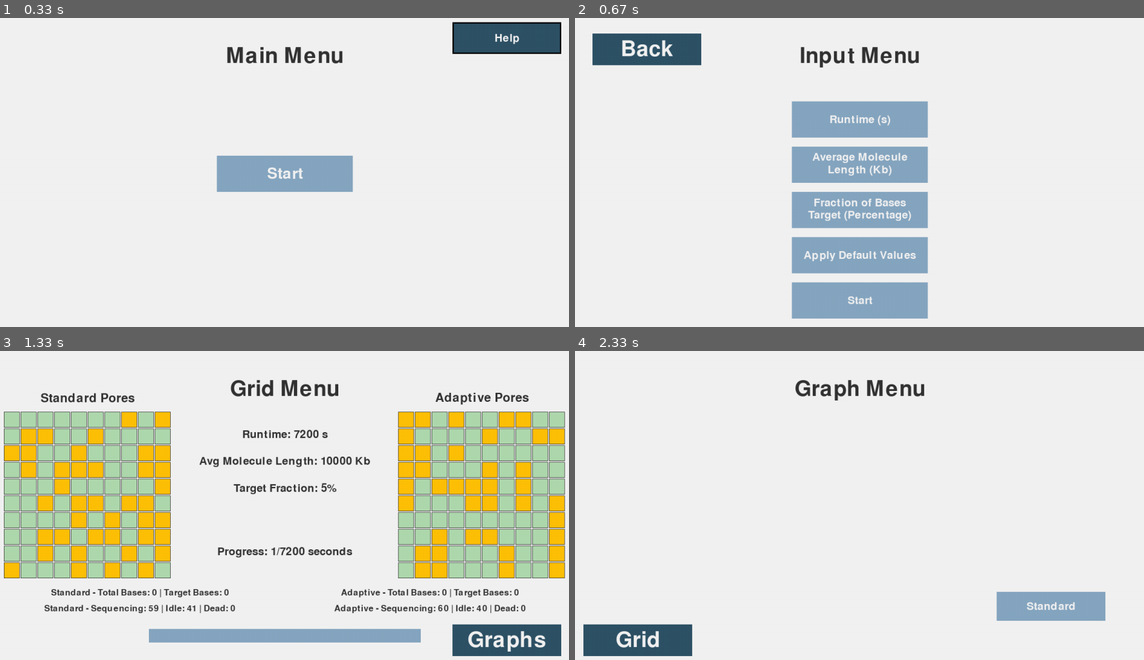
Above: before the commit, frames 1-4 (two rows, left to right).
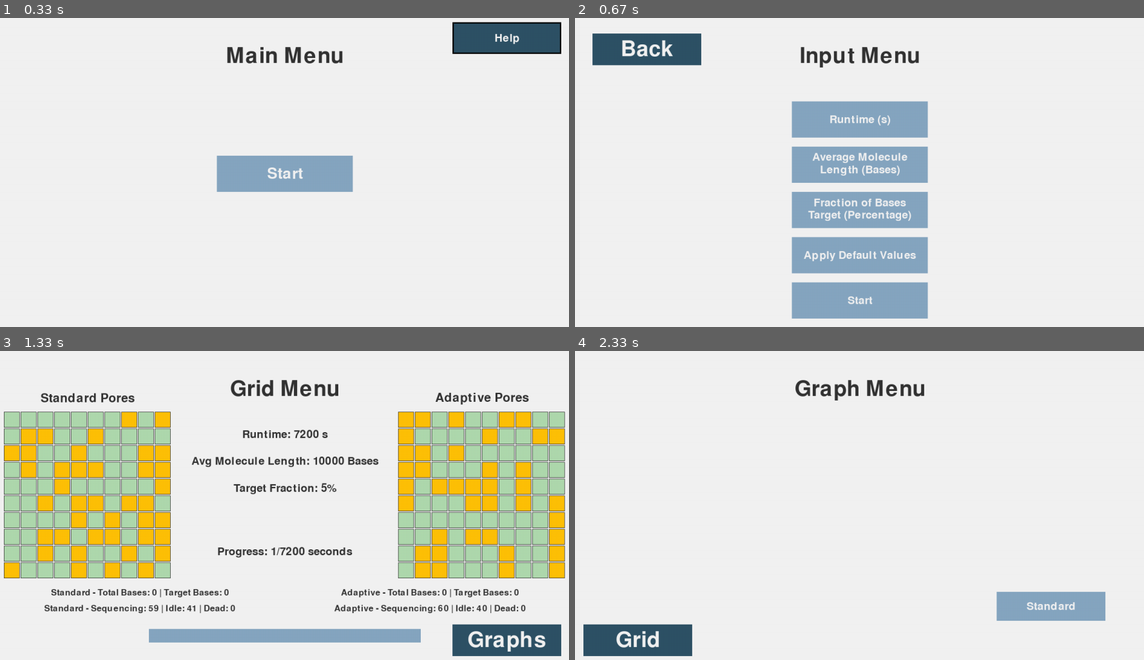
Above: after the commit, the same moments.

Repository: Leina85/A-Level-NEA
Game: pygame game, started from NEA/pipeline/main.py
The game is run twice, just before and just after one commit, with the same random seed, the same clock (stepped at 60 frames per second) and the same inputs.
Inputs (mouse positions are in pixels of both pictures, inside the frame that each line leads up to):
- Up to frame 1 (0.33 s): no input
- Up to frame 2 (0.67 s): click (859, 172) at 0.38 s
- Up to frame 3 (1.33 s): click (341, 579) at 0.72 s; click "Start" at 1.05 s
- Up to frame 4 (2.33 s): click "Graphs" at 1.38 s; click "Grid" at 1.72 s; click "Graphs" at 2.05 s

Frame 1 is identical in both runs. In frame 2, 0.2% of the frame differs, in the area x 43-58%, y 47-52%; in frame 3, 0.6%, in the area x 33-67%, y 34-38%; in frame 4, nothing differs.

Commit message:
changed incorrect Kb labels to Bases

Diff:
--- a/NEA/pipeline/configuration.py
+++ b/NEA/pipeline/configuration.py
@@ -57,14 +57,14 @@
     'help_menu_2': {
         'title': 'Help Menu - Page 2',
         'navbtn': {'text': 'Back', 'target': 'main_menu'},
-        'help_text': 'In this Simulation, there are three va …(138 unchanged characters)… t pass through pores. It is measured in Kilobases (Kb), One Kilobase is one thousand bases. Sequencing rate is the number of b …(474 unchanged characters)…
+        'help_text': 'In this Simulation, there are three va …(138 unchanged characters)… t pass through pores. It is measured in Bases. Sequencing rate is the number of b …(474 unchanged characters)…
     },
     'input_menu': {
         'title': 'Input Menu',
         'navbtn': {'text': 'Back', 'target': 'main_menu'},
         'buttons': {
             1: {'pos': (640, 240), 'text': '', 'size': MAIN_BTN_SIZE, 'input': True, 'label': 'Runtime (s)'},
-            2: {'pos': (640, 340), 'text': '', 'size': MAIN_BTN_SIZE, 'input': True, 'label': 'Average Molecule\nLength (Kb)'},
+            2: {'pos': (640, 340), 'text': '', 'size': MAIN_BTN_SIZE, 'input': True, 'label': 'Average Molecule\nLength (Bases)'},
             3: {'pos': (640, 440), 'text': '', 'size': MAIN_BTN_SIZE, 'input': True, 'label': 'Fraction of Bases\nTarget (Percentage)', 'max_length': 2},
             'default_values': {'pos': (640, 540), 'text': 'Apply Default Values', 'size': MAIN_BTN_SIZE},
             'start': {'pos': (640, 640), 'text': 'Start', 'target': 'grid_menu', 'size': MAIN_BTN_SIZE}
--- a/NEA/pipeline/gui.py
+++ b/NEA/pipeline/gui.py
@@ -144,7 +144,7 @@
 
                                 # create display text
                                 display_text = f"Runtime: {runtime} s\n"
-                                display_text += f"Avg Molecule Length: {avg_molecule_length} Kb\n"
+                                display_text += f"Avg Molecule Length: {avg_molecule_length} Bases\n"
                                 display_text += f"Target Fraction: {target_fraction}%\n\n"
                                 display_text += "Simulation Running..."
 
